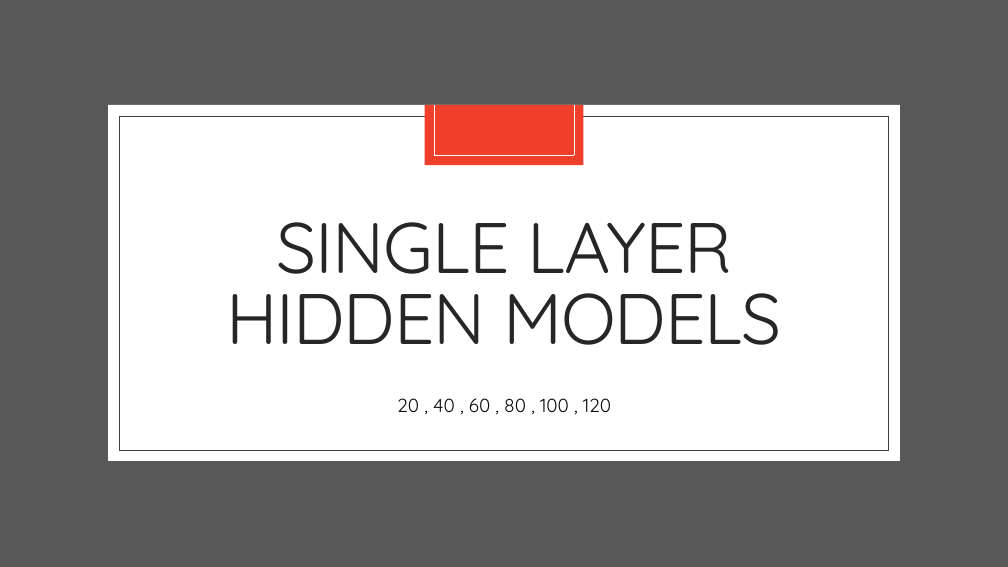
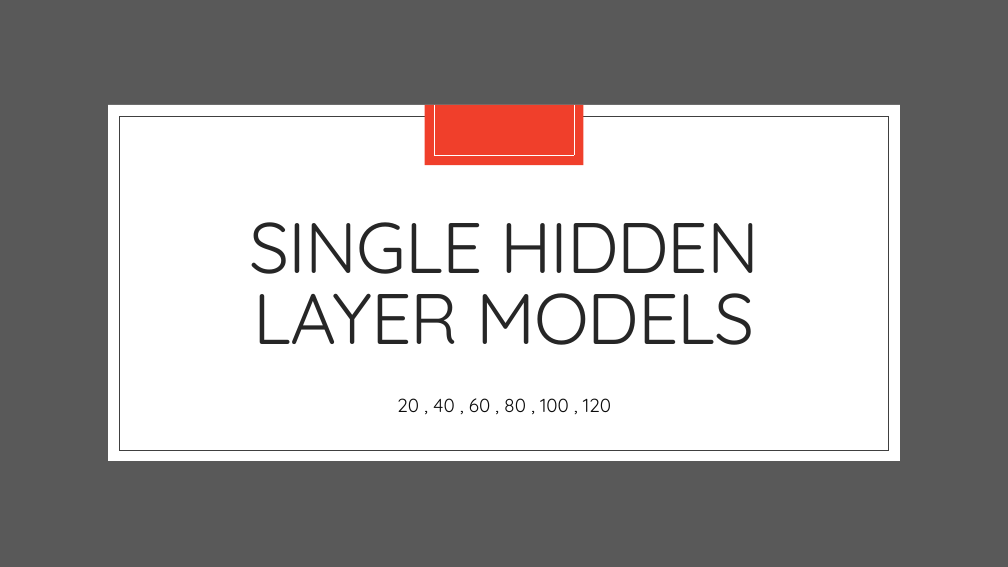
Before and after one commit to landonbuell/Convolutional-Neural-Networks, a slide deck: slide 12 of Presentations/09_04_2020/Modeling Attack Functions.pptx (slide 9 before the commit). Drawn at 1008x567 pixels with LibreOffice and Linux fonts; fonts in the diff are those of the drawing. Boxes give left, top, right and bottom in pixels: in the first picture for what was removed or moved away, otherwise in the second. Text is boxed around its words. In the diff, an @@ line names an element or a change of style, - is before the commit and + after.

```diff
--- a/Presentations/09_04_2020/Modeling Attack Functions.pptx
+++ b/Presentations/09_04_2020/Modeling Attack Functions.pptx
@@ title at <box>250,222,759,345</box>: text changed @@
-SINGLE LAYER HIDDEN MODELS
+SINGLE HIDDEN LAYER MODELS
```
Also in this commit, not shown: 6 slides added, 5 other files.
